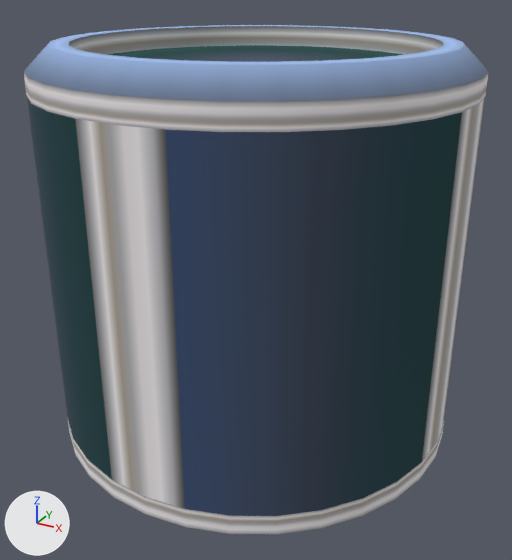
What one commit did to the OBJ model models/block/block.obj.
Camera for both pictures: a camera (50 mm lens) standing at (1.299, -1.952, 1.145) and looking at (0.514, -0.526, 0.432). The lights are fixed; the arrows at lower left show +X, +Y and +Z. Where no turn or scale is listed for an object, it has been applied to the vertices.

Before the edit, the objects in view are built like this:
```python
mat_none = principled_material('None')
mat_none.texture = img_block
mat_none.roughness = 1.0
me_cylinder_001 = bpy.data.meshes.new('Cylinder.001')
me_cylinder_001.from_pydata(...)  # 36 vertices, 18 faces; spans x 0.0..0.403, y -0.99..-0.402, z 0.1..0.9
me_cylinder_001.materials.append(mat_none)  # picture img_block
me_cylinder_002_cylinder_003 = bpy.data.meshes.new('Cylinder.002_Cylinder.003')
me_cylinder_002_cylinder_003.from_pydata(...)  # 36 vertices, 18 faces; spans x 0.597..1.0, y -0.598..-0.01, z 0.1..0.9
me_cylinder_002_cylinder_003.materials.append(mat_none)  # picture img_block
me_cylinder_003_cylinder_002 = bpy.data.meshes.new('Cylinder.003_Cylinder.002')
me_cylinder_003_cylinder_002.from_pydata(...)  # 36 vertices, 18 faces; spans x 0.402..0.99, y -1.0..-0.596, z 0.1..0.9
me_cylinder_003_cylinder_002.materials.append(mat_none)  # picture img_block
me_cylinder_005 = bpy.data.meshes.new('Cylinder.005')
me_cylinder_005.from_pydata(...)  # 452 vertices, 448 faces; spans x 0.0..1.0, y -1.0..0.0, z 0.0..1.0
me_cylinder_005.materials.append(mat_none)  # picture img_block
ob_cylinder_001 = bpy.data.objects.new('Cylinder.001', me_cylinder_001)
ob_cylinder_001.location = (0.0, 0.0, 0.0)
ob_cylinder_002_cylinder_003 = bpy.data.objects.new('Cylinder.002_Cylinder.003', me_cylinder_002_cylinder_003)
ob_cylinder_002_cylinder_003.location = (0.0, 0.0, 0.0)
ob_cylinder_003_cylinder_002 = bpy.data.objects.new('Cylinder.003_Cylinder.002', me_cylinder_003_cylinder_002)
ob_cylinder_003_cylinder_002.location = (0.0, 0.0, 0.0)
ob_cylinder_005 = bpy.data.objects.new('Cylinder.005', me_cylinder_005)
ob_cylinder_005.location = (0.0, 0.0, 0.0)
```
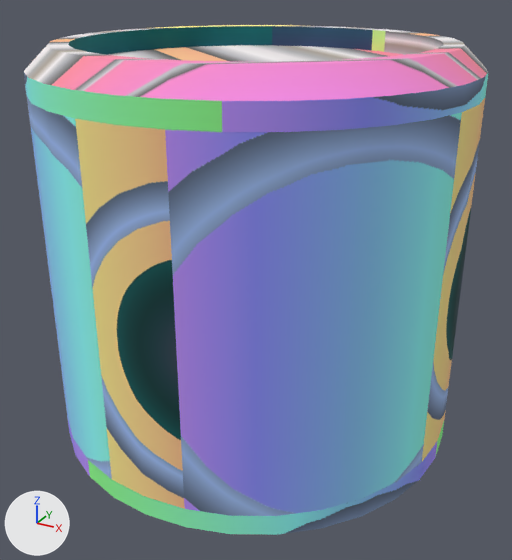
Boxes [x1, y1, x2, y2] around the edits, measured in the pictures (512 x 560 px):
'Cylinder.003_Cylinder.002', surface changed: [75, 112, 462, 516] in both
'Cylinder.005', surface changed: [24, 25, 488, 535] in both
'Cylinder.001', surface changed: [27, 97, 112, 479] in both
'Cylinder.002_Cylinder.003', surface changed (grey to yellow): [422, 98, 485, 461] in both

What the commit changed:
Picture 'item_interface' (img_item_interface) is new.
Material 'None' (mat_none) changes its picture from img_block to img_item_interface.
